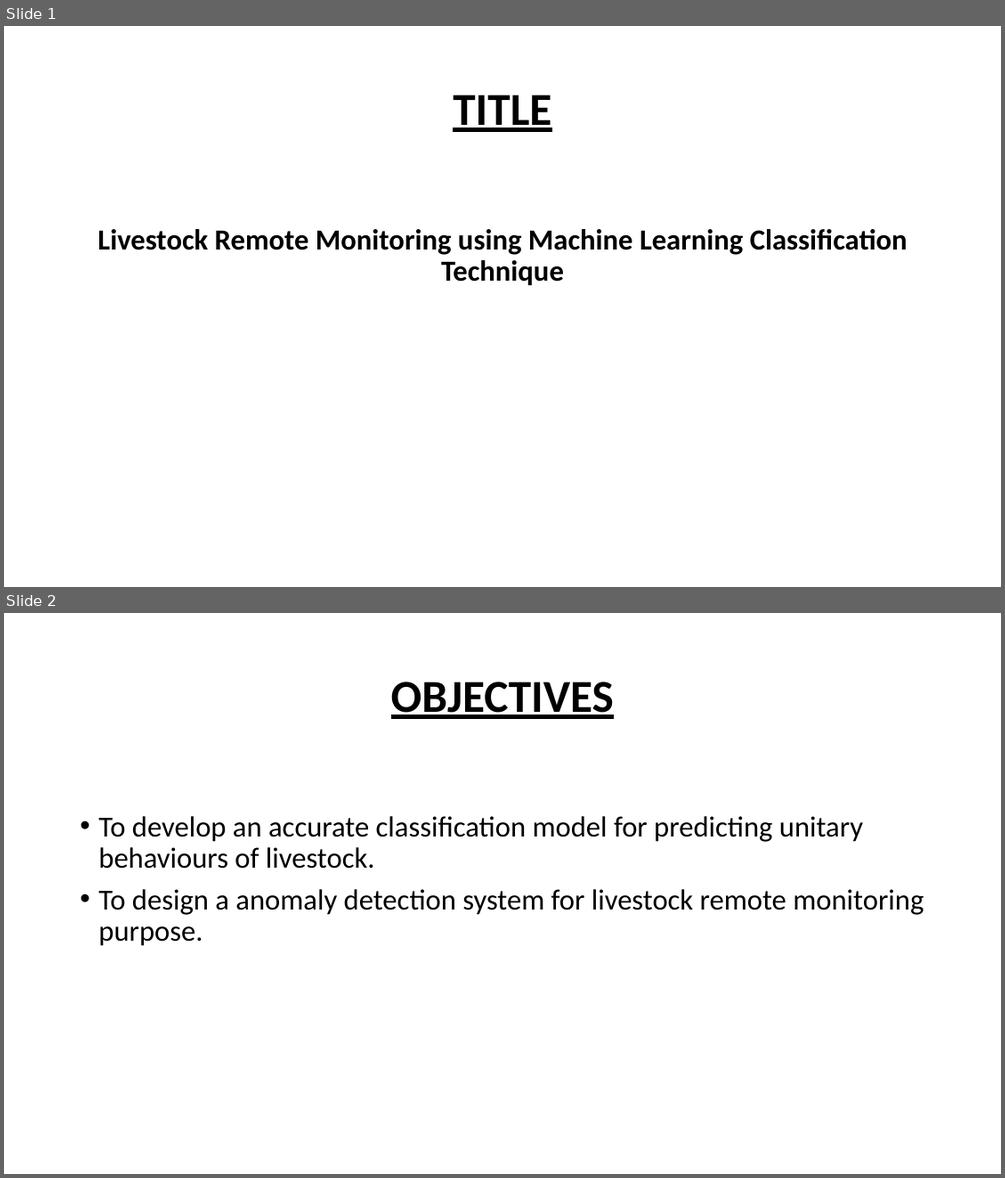
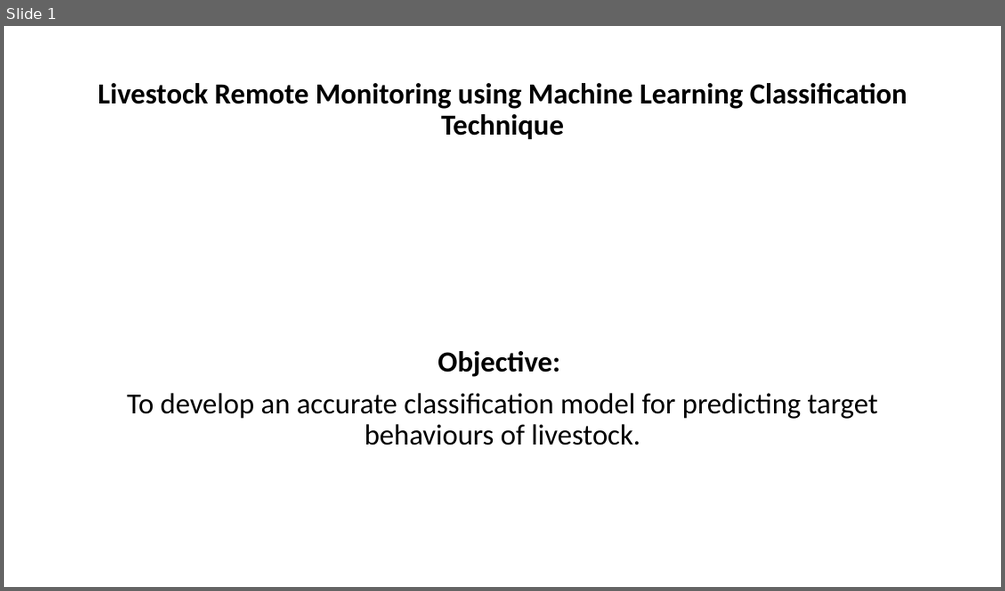
Before and after one commit to Ramesh86-TurBo/Livestock-Remote-Monitoring-Using-ML, a slide deck: PresentationPhase1.pptx. Shown one above the other, each under a label of ours: slides 1 and 2 before the commit, slide 1 after it. The pictures are 1005x1178 and 1005x591 pixels, drawn with LibreOffice and Linux fonts; fonts in the diff are those of the drawing. Boxes give left, top, right and bottom in pixels: in the first picture for what was removed or moved away, otherwise in the second. Text is boxed around its words. In the diff, an @@ line names an element or a change of style, - is before the commit and + after.

```diff
--- a/PresentationPhase1.pptx
+++ b/PresentationPhase1.pptx
@@ slide 2 removed at bbox=[4, 613, 1001, 1174], background #FFFFFF @@
@@ title removed at bbox=[391, 682, 614, 719] @@
-OBJECTIVES
@@ text removed at bbox=[98, 816, 923, 946] @@
-• To develop an accurate classification model for predicting unitary behaviours of livestock.
-• To design a anomaly detection system for livestock remote monitoring purpose.
@@ slide 1 changed as well @@
@@ title at bbox=[97, 83, 907, 139]: text changed; size 44 to 28 pt @@
-TITLE
+Livestock Remote Monitoring using Machine Learning Classification Technique
@@ text at bbox=[127, 351, 878, 445]: text changed; bold off @@
-Livestock Remote Monitoring using Machine Learning Classification Technique
+Objective:
+To develop an accurate classification model for predicting target behaviours of livestock.
```
Also in this commit, not shown: 1 other slide changed, 1 slide added, 30 other files.
